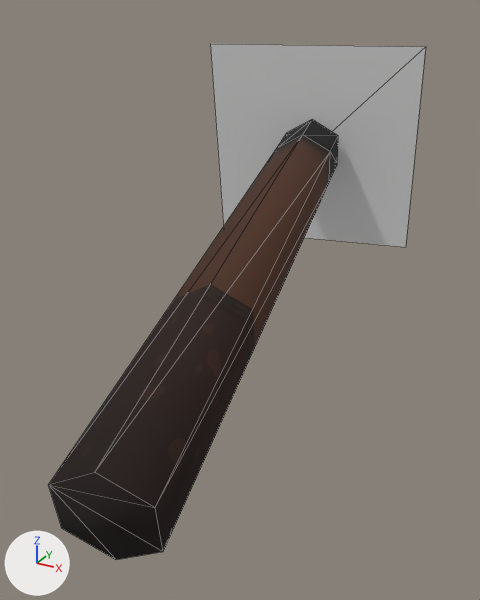
Before and after pictures for a commit that changed the glTF model game/assets/player/outfits/head_l1250.glb.
Before and after are seen from a 50 mm camera at (0.1053, 0.0751, 0.0839) aimed at (0.0374, 0.1984, 0.0223). Lighting does not change. The marker at lower left points along +X, +Y and +Z. The first picture is the older version. Mesh edges are drawn as thin lines. Where no turn or scale is listed for an object, it has been applied to the vertices.

Objects in the first picture: 'Editable Poly', 'L1250'.
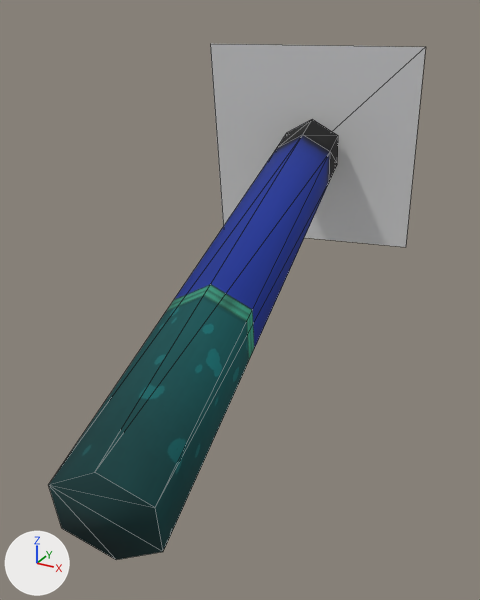
Boxes (x1, y1, x2, y2) around the edits, measured in the pictures (480 x 600 px):
'L1250', recoloured
    both: (49, 134, 332, 555)

The change, as a diff of the scene's bpy script:
```diff
--- a/game/assets/player/outfits/head_l1250.glb.py
+++ b/game/assets/player/outfits/head_l1250.glb.py
@@ img_b1250h01b__3333e7_png @@
+img_b1250h01b__3333e7_png = load_image('b1250h01b__3333e7.png', '../textures/b1250h01b__3333e7.png', 512, 512, 'sRGB')
@@ mat_b1250h01b__3333e7 @@
+mat_b1250h01b__3333e7 = principled_material('b1250h01b__3333e7')
+mat_b1250h01b__3333e7.texture = img_b1250h01b__3333e7_png
+mat_b1250h01b__3333e7.roughness = 0.9
@@ me_l1250 @@
 me_l1250.from_pydata(...)  # 19 vertices, 34 faces; spans x -0.0371..0.0079, y -0.0024..0.1398, z -0.009..0.0338
-me_l1250.materials.append(mat_b1250h01b__1ddd18)  # picture img_b1250h01b__1ddd18_png
+me_l1250.materials.append(mat_b1250h01b__3333e7)  # picture img_b1250h01b__3333e7_png
```
